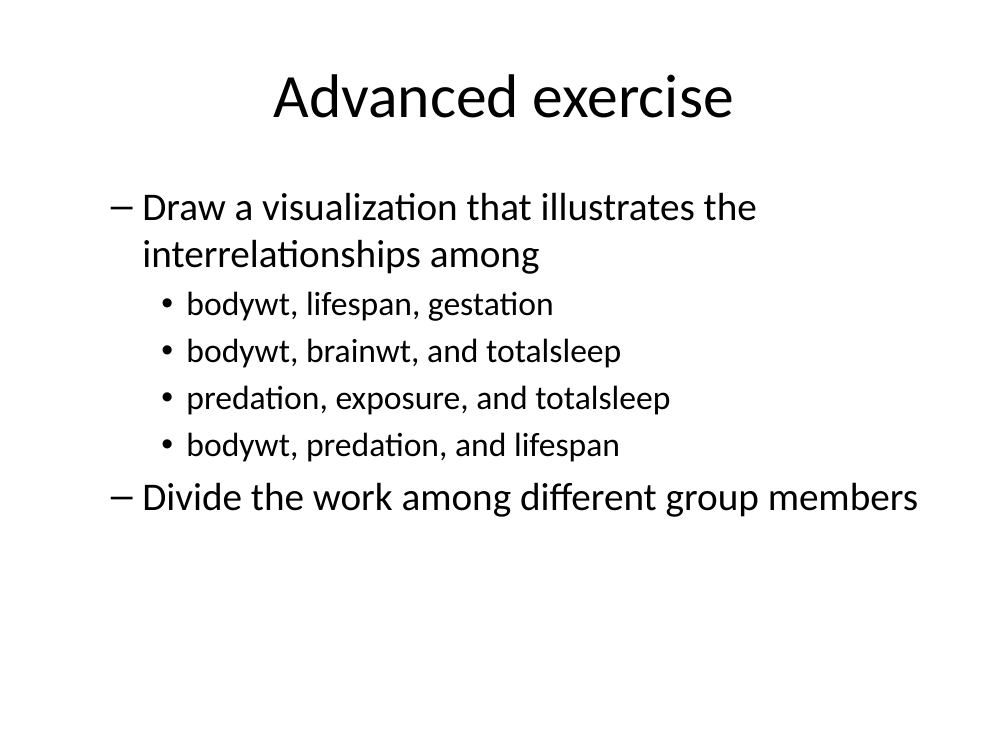
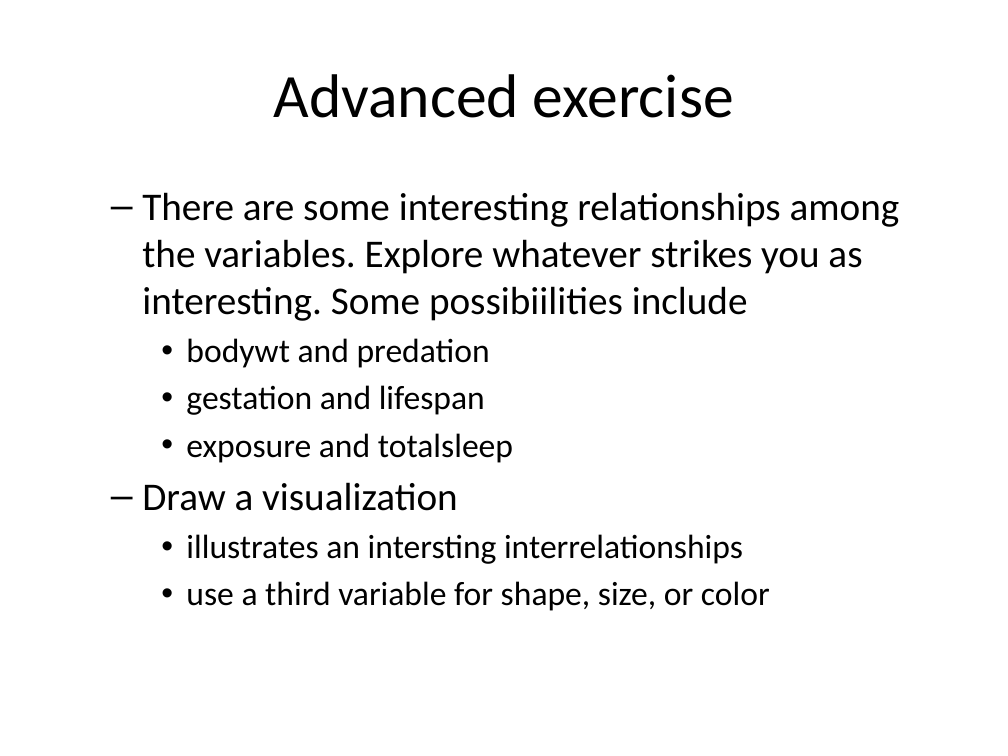
Before and after one commit to pmean/data-visualization, a slide deck: slide 113 of data-viz-01/src/complete-lecture-scatterplots.pptx (slide 106 before the commit). Drawn at 1008x756 pixels with LibreOffice and Linux fonts; fonts in the diff are those of the drawing. Boxes give left, top, right and bottom in pixels: in the first picture for what was removed or moved away, otherwise in the second. Text is boxed around its words. In the diff, an @@ line names an element or a change of style, - is before the commit and + after.

Commit message:
Finalize data-viz-01 for R users group

```diff
--- a/data-viz-01/src/complete-lecture-scatterplots.pptx
+++ b/data-viz-01/src/complete-lecture-scatterplots.pptx
@@ text at (142, 192, 900, 611): text changed @@
-  – Draw a visualization that illustrates the interrelationships among
-    • bodywt, lifespan, gestation
-    • bodywt, brainwt, and totalsleep
-    • predation, exposure, and totalsleep
-    • bodywt, predation, and lifespan
-  – Divide the work among different group members
+  – There are some interesting relationships among the variables. Explore whatever strikes you as interesting. Some possibiilities include
+    • bodywt and predation
+    • gestation and lifespan
+    • exposure and totalsleep
+  – Draw a visualization
+    • illustrates an intersting interrelationships
+    • use a third variable for shape, size, or color
```
Also in this commit, not shown: 41 other slides changed, 10 slides added, 2 slides removed, 14 other files.
